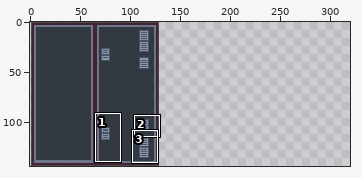
A pixel-art file gets an edit: Trijam-226/Assets/Sprites/buildings.aseprite. Above, an overview of the earlier version with the close-up marked.
Close-up. Before the edit:
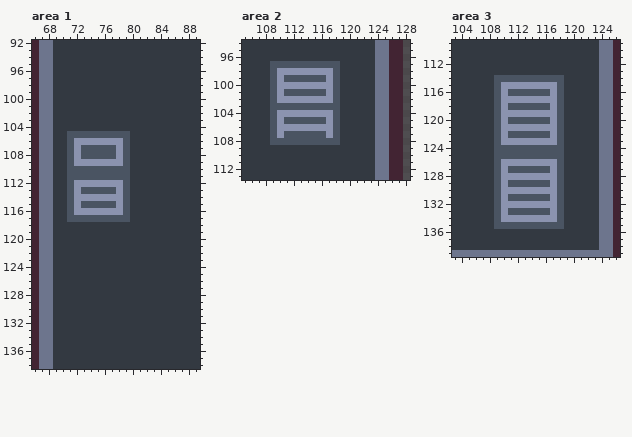
128x144 pixels, 1 frame. Shown: area 1: x 66..89, y 92..138; area 2: x 105..128, y 94..113; area 3: x 103..126, y 109..139. The old version is drawn lined up with the new one, on the new canvas. The commit also changed other parts of the picture, which this record leaves out.
Now the later version:
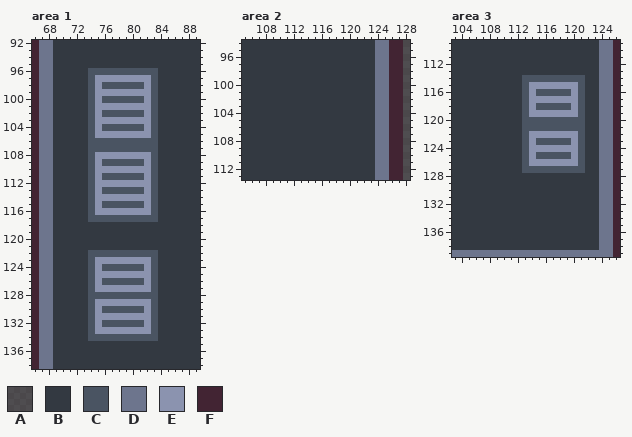
Palette (. is transparent): A #141013ad  B #333941  C #4a5462  D #6d758d  E #8b93af  F #422433
Difference:
canvas 128x144 -> 320x144, the old top-left corner now at 1,0
--- area 1
@@ x 66..89 @@
  95 FDDBBBBBBBBBBBBBBBBBBBBB
- 96 FDDBBBBBBBBBBBBBBBBBBBBB
- 97 FDDBBBBBBBBBBBBBBBBBBBBB
- 98 FDDBBBBBBBBBBBBBBBBBBBBB
- 99 FDDBBBBBBBBBBBBBBBBBBBBB
-100 FDDBBBBBBBBBBBBBBBBBBBBB
-101 FDDBBBBBBBBBBBBBBBBBBBBB
-102 FDDBBBBBBBBBBBBBBBBBBBBB
-103 FDDBBBBBBBBBBBBBBBBBBBBB
-104 FDDBBBBBBBBBBBBBBBBBBBBB
-105 FDDBBCCCCCCCCCBBBBBBBBBB
-106 FDDBBCEEEEEEECBBBBBBBBBB
-107 FDDBBCECCCCCECBBBBBBBBBB
-108 FDDBBCECCCCCECBBBBBBBBBB
-109 FDDBBCEEEEEEECBBBBBBBBBB
-110 FDDBBCCCCCCCCCBBBBBBBBBB
-111 FDDBBCCCCCCCCCBBBBBBBBBB
-112 FDDBBCEEEEEEECBBBBBBBBBB
-113 FDDBBCECCCCCECBBBBBBBBBB
-114 FDDBBCEEEEEEECBBBBBBBBBB
-115 FDDBBCECCCCCECBBBBBBBBBB
-116 FDDBBCEEEEEEECBBBBBBBBBB
-117 FDDBBCCCCCCCCCBBBBBBBBBB
+ 96 FDDBBBBBCCCCCCCCCCBBBBBB
+ 97 FDDBBBBBCEEEEEEEECBBBBBB
+ 98 FDDBBBBBCECCCCCCECBBBBBB
+ 99 FDDBBBBBCEEEEEEEECBBBBBB
+100 FDDBBBBBCECCCCCCECBBBBBB
+101 FDDBBBBBCEEEEEEEECBBBBBB
+102 FDDBBBBBCECCCCCCECBBBBBB
+103 FDDBBBBBCEEEEEEEECBBBBBB
+104 FDDBBBBBCECCCCCCECBBBBBB
+105 FDDBBBBBCEEEEEEEECBBBBBB
+106 FDDBBBBBCCCCCCCCCCBBBBBB
+107 FDDBBBBBCCCCCCCCCCBBBBBB
+108 FDDBBBBBCEEEEEEEECBBBBBB
+109 FDDBBBBBCECCCCCCECBBBBBB
+110 FDDBBBBBCEEEEEEEECBBBBBB
+111 FDDBBBBBCECCCCCCECBBBBBB
+112 FDDBBBBBCEEEEEEEECBBBBBB
+113 FDDBBBBBCECCCCCCECBBBBBB
+114 FDDBBBBBCEEEEEEEECBBBBBB
+115 FDDBBBBBCECCCCCCECBBBBBB
+116 FDDBBBBBCEEEEEEEECBBBBBB
+117 FDDBBBBBCCCCCCCCCCBBBBBB
 118 FDDBBBBBBBBBBBBBBBBBBBBB
@@ x 72..85 @@
 121 BBBBBBBBBBBBBB
-122 BBBBBBBBBBBBBB
-123 BBBBBBBBBBBBBB
-124 BBBBBBBBBBBBBB
-125 BBBBBBBBBBBBBB
-126 BBBBBBBBBBBBBB
-127 BBBBBBBBBBBBBB
-128 BBBBBBBBBBBBBB
-129 BBBBBBBBBBBBBB
-130 BBBBBBBBBBBBBB
-131 BBBBBBBBBBBBBB
-132 BBBBBBBBBBBBBB
-133 BBBBBBBBBBBBBB
-134 BBBBBBBBBBBBBB
+122 BBCCCCCCCCCCBB
+123 BBCEEEEEEEECBB
+124 BBCECCCCCCECBB
+125 BBCEEEEEEEECBB
+126 BBCECCCCCCECBB
+127 BBCEEEEEEEECBB
+128 BBCCCCCCCCCCBB
+129 BBCEEEEEEEECBB
+130 BBCECCCCCCECBB
+131 BBCEEEEEEEECBB
+132 BBCECCCCCCECBB
+133 BBCEEEEEEEECBB
+134 BBCCCCCCCCCCBB
 135 BBBBBBBBBBBBBB
--- area 2
@@ x 107..120 @@
  96 BBBBBBBBBBBBBB
- 97 BBCCCCCCCCCCBB
- 98 BBCEEEEEEEECBB
- 99 BBCECCCCCCECBB
-100 BBCEEEEEEEECBB
-101 BBCECCCCCCECBB
-102 BBCEEEEEEEECBB
-103 BBCCCCCCCCCCBB
-104 BBCEEEEEEEECBB
-105 BBCECCCCCCECBB
-106 BBCEEEEEEEECBB
-107 BBCECCCCCCECBB
-108 BBCCCCCCCCCCBB
+ 97 BBBBBBBBBBBBBB
+ 98 BBBBBBBBBBBBBB
+ 99 BBBBBBBBBBBBBB
+100 BBBBBBBBBBBBBB
+101 BBBBBBBBBBBBBB
+102 BBBBBBBBBBBBBB
+103 BBBBBBBBBBBBBB
+104 BBBBBBBBBBBBBB
+105 BBBBBBBBBBBBBB
+106 BBBBBBBBBBBBBB
+107 BBBBBBBBBBBBBB
+108 BBBBBBBBBBBBBB
 109 BBBBBBBBBBBBBB
--- area 3
@@ x 103..126 @@
 113 BBBBBBBBBBBBBBBBBBBBBDDF
-114 BBBBBBCCCCCCCCCCBBBBBDDF
-115 BBBBBBCEEEEEEEECBBBBBDDF
-116 BBBBBBCECCCCCCECBBBBBDDF
-117 BBBBBBCEEEEEEEECBBBBBDDF
-118 BBBBBBCECCCCCCECBBBBBDDF
-119 BBBBBBCEEEEEEEECBBBBBDDF
-120 BBBBBBCECCCCCCECBBBBBDDF
-121 BBBBBBCEEEEEEEECBBBBBDDF
-122 BBBBBBCECCCCCCECBBBBBDDF
-123 BBBBBBCEEEEEEEECBBBBBDDF
-124 BBBBBBCCCCCCCCCCBBBBBDDF
-125 BBBBBBCCCCCCCCCCBBBBBDDF
-126 BBBBBBCEEEEEEEECBBBBBDDF
-127 BBBBBBCECCCCCCECBBBBBDDF
-128 BBBBBBCEEEEEEEECBBBBBDDF
-129 BBBBBBCECCCCCCECBBBBBDDF
-130 BBBBBBCEEEEEEEECBBBBBDDF
-131 BBBBBBCECCCCCCECBBBBBDDF
-132 BBBBBBCEEEEEEEECBBBBBDDF
-133 BBBBBBCECCCCCCECBBBBBDDF
-134 BBBBBBCEEEEEEEECBBBBBDDF
-135 BBBBBBCCCCCCCCCCBBBBBDDF
+114 BBBBBBBBBBCCCCCCCCCBBDDF
+115 BBBBBBBBBBCEEEEEEECBBDDF
+116 BBBBBBBBBBCECCCCCECBBDDF
+117 BBBBBBBBBBCEEEEEEECBBDDF
+118 BBBBBBBBBBCECCCCCECBBDDF
+119 BBBBBBBBBBCEEEEEEECBBDDF
+120 BBBBBBBBBBCCCCCCCCCBBDDF
+121 BBBBBBBBBBCCCCCCCCCBBDDF
+122 BBBBBBBBBBCEEEEEEECBBDDF
+123 BBBBBBBBBBCECCCCCECBBDDF
+124 BBBBBBBBBBCEEEEEEECBBDDF
+125 BBBBBBBBBBCECCCCCECBBDDF
+126 BBBBBBBBBBCEEEEEEECBBDDF
+127 BBBBBBBBBBCCCCCCCCCBBDDF
+128 BBBBBBBBBBBBBBBBBBBBBDDF
+129 BBBBBBBBBBBBBBBBBBBBBDDF
+130 BBBBBBBBBBBBBBBBBBBBBDDF
+131 BBBBBBBBBBBBBBBBBBBBBDDF
+132 BBBBBBBBBBBBBBBBBBBBBDDF
+133 BBBBBBBBBBBBBBBBBBBBBDDF
+134 BBBBBBBBBBBBBBBBBBBBBDDF
+135 BBBBBBBBBBBBBBBBBBBBBDDF
 136 BBBBBBBBBBBBBBBBBBBBBDDF
Boxes around the changes in both close-ups, in picture pixels (x1, y1, x2, y2):
changed: (67, 68, 158, 222)
changed: (88, 250, 158, 341)
changed: (270, 61, 340, 145)
changed: (494, 75, 585, 229)
